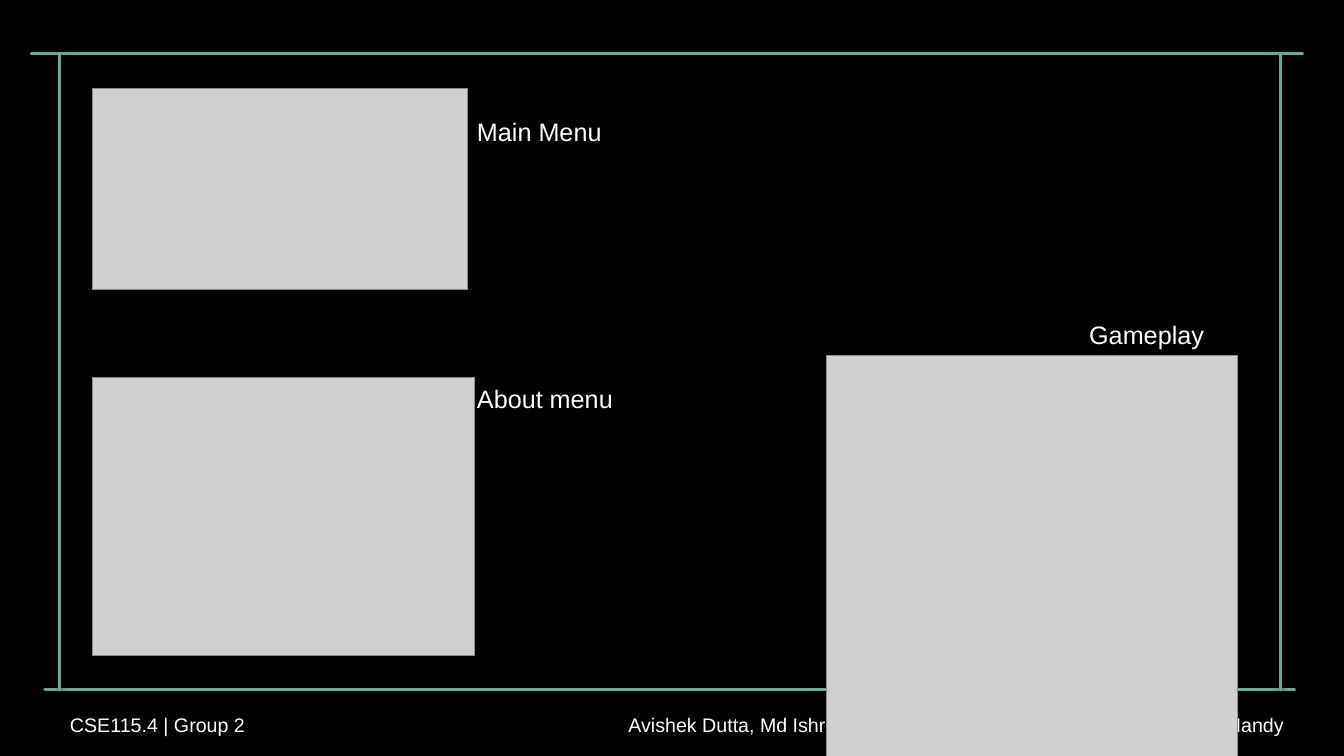
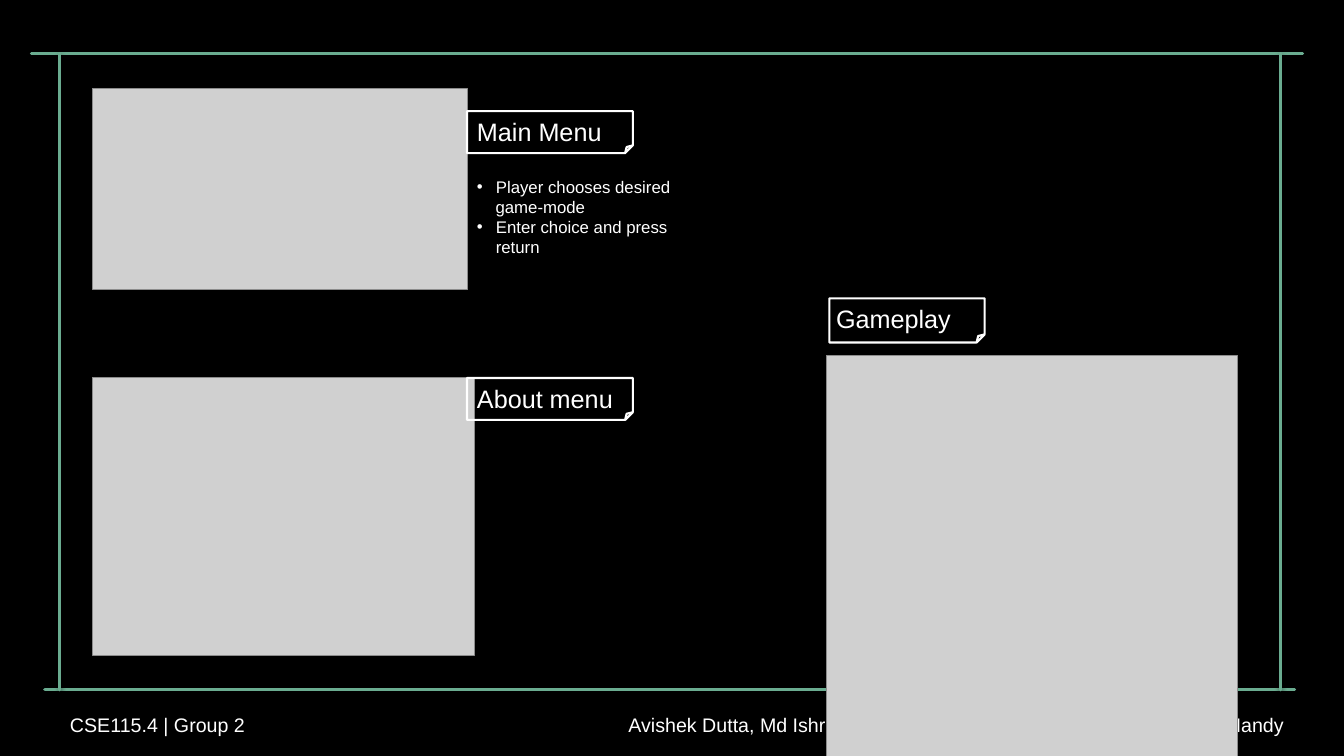
Before and after one commit to tyroruyk/tictacx, a slide deck: slide 6 of others/update_presentation.pptx. Drawn at 1344x756 pixels with LibreOffice and Linux fonts; fonts in the diff are those of the drawing; grey boxes stand for pictures; background and template pictures are left out. Boxes give left, top, right and bottom in pixels: in the first picture for what was removed or moved away, otherwise in the second. Text is boxed around its words. In the diff, an @@ line names an element or a change of style, - is before the commit and + after.

Commit message:
Update pptx 2

```diff
--- a/others/update_presentation.pptx
+++ b/others/update_presentation.pptx
@@ folded corner added at (467, 111, 632, 153), outline #FFFFFF 1.5 pt @@
@@ text at (496, 181, 670, 253): paragraphs added @@
+• Player chooses desired
+game-mode
+• Enter choice and press
+  return
@@ text "Gameplay": place and size @@
-text "Gameplay" at (1089, 325, 1204, 350)
+text "Gameplay" at (836, 309, 951, 334)
@@ folded corner added at (830, 298, 985, 343), outline #FFFFFF 1.5 pt @@
@@ folded corner added at (467, 378, 632, 420), outline #FFFFFF 1.5 pt @@
```
Also in this commit, not shown: 2 other slides changed.
